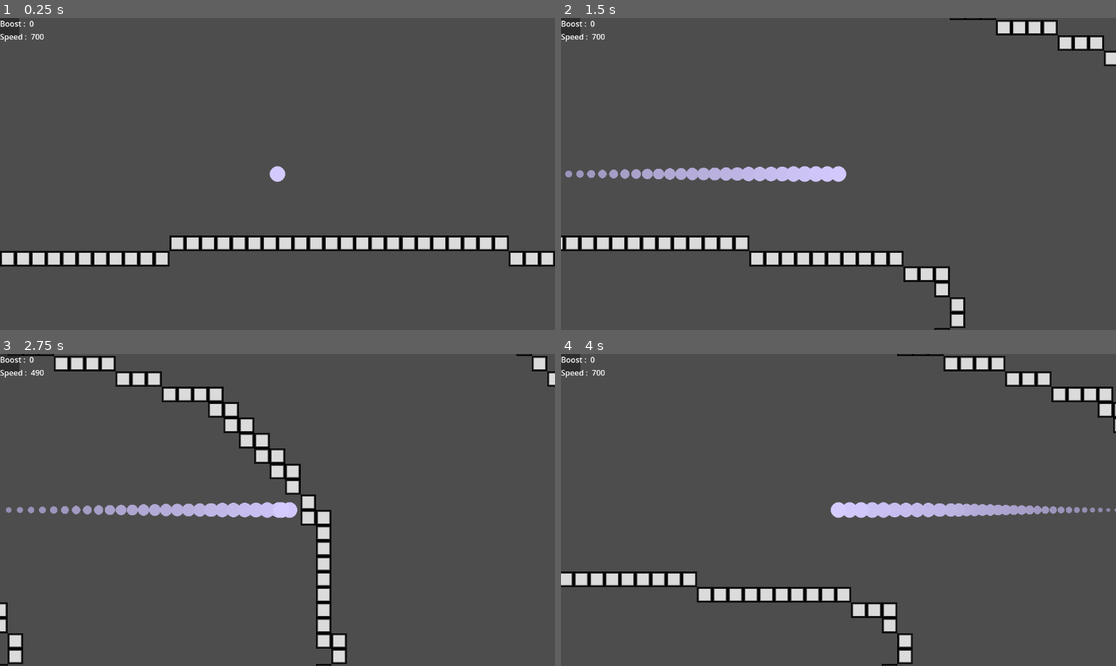
Above: before the commit, frames 1-4 (two rows, left to right).
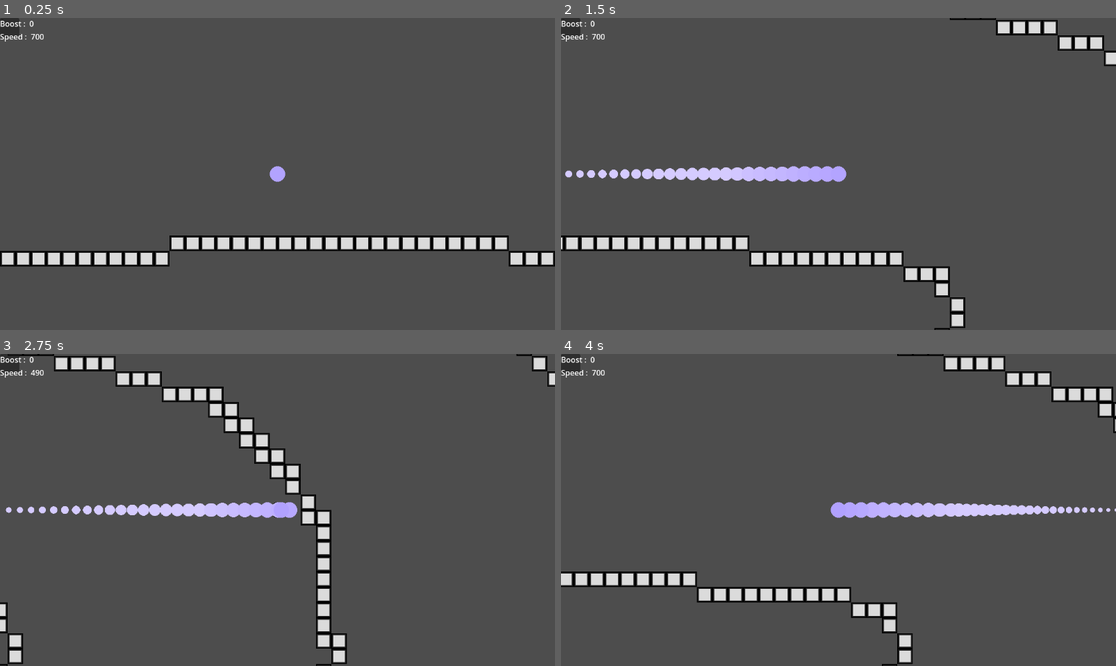
Above: after the commit, the same moments.

Repository: MikaelRoyet/ShootingStar
Game: Godot game, scene res://Scenes/TestScene.tscn
Two runs of this game, one before a commit and one after it. Both use one fixed random seed, a clock stepped at 60 frames per second and the inputs below.
Inputs (mouse positions are in pixels of both pictures, inside the frame that each line leads up to):
- Up to frame 1 (0.25 s): no input
- Up to frame 2 (1.5 s): tap Enter at 0.5 s; move the mouse to (960, 158) at 0.52 s; hold Right (right) 0.53-1.25 s; tap P (shield) at 0.6 s; click (960, 158) at 0.67 s; drag from (727, 189) to (738, 96) at 1.27 s
- Up to frame 3 (2.75 s): move the mouse to (333, 441) at 2.02 s; hold Right (right) from 2.03 s (still down); hold Alt from 2.03 s (still down)
- Up to frame 4 (4 s): release Right (right) at 2.75 s; release Alt at 2.75 s; drag from (810, 572) to (672, 463) at 2.77 s; move the mouse to (1005, 556) at 3.52 s; hold A (left) from 3.53 s (still down); tap Enter at 3.6 s

The runs differ from the first frame. In frame 1, 0.1% of the frame differs, in the area x 48-52%, y 47-53%; in frame 2, 1.1%, in the area x 0-52%, y 47-53%; in frame 3, 1.0%; in frame 4, 1.1%.

Commit message:
Modification fonctionnement du boost

Diff:
--- a/Scenes/Character.tscn
+++ b/Scenes/Character.tscn
@@ -8,11 +8,12 @@
 [sub_resource type="CircleShape2D" id="CircleShape2D_offd8"]
 radius = 15.0
 
-[sub_resource type="Gradient" id="Gradient_t1slj"]
-colors = PackedColorArray(1, 1, 1, 1, 0, 0, 0, 1)
+[sub_resource type="Gradient" id="Gradient_wukty"]
+offsets = PackedFloat32Array(0, 0.116618)
+colors = PackedColorArray(0.835294, 0.796078, 1, 1, 1, 1, 1, 1)
 
-[sub_resource type="GradientTexture1D" id="GradientTexture1D_ivmyr"]
-gradient = SubResource("Gradient_t1slj")
+[sub_resource type="GradientTexture1D" id="GradientTexture1D_fq2ho"]
+gradient = SubResource("Gradient_wukty")
 
 [sub_resource type="Curve" id="Curve_42hbr"]
 _data = [Vector2(0, 1), 0.0, 0.0, 0, 0, Vector2(0.5, 0), 0.0, 0.0, 0, 0]
--- a/scripts/CharacterController.gd
+++ b/scripts/CharacterController.gd
@@ -24,6 +24,7 @@
 #WallHit
 const CONST_DURATION_WALLHIT = 1
 var durationWallHitTimer : Timer
+var isWallHit = false
 
 #Boost
 var CONST_BOOST_MAX = 200
@@ -45,7 +46,6 @@
 	shieldDurationTimer = $DurationShield
 	durationWallHitTimer = $DurationWallHit
 	spriteCharacter = $Sprite2D
-	current_trail = $GPUParticles2D
 	spriteCharacter.modulate = Color(255,255,255,255)
 
 
@@ -63,15 +63,16 @@
 		if boost > 0:
 			boost -= 1
 			GameManager.sendBoostToUI(boost)
+			set_speed(CONST_SPEED_MULTI)
 		else:
-			set_speed(CONST_SPEED_NORMAL)
+			if(!isWallHit):
+				set_speed(CONST_SPEED_NORMAL)
 
-	if(Input.is_action_just_pressed("acceleration")):
-		if(boost > 0):
-			set_speed(CONST_SPEED_MULTI)
+
 
 	if(Input.is_action_just_released("acceleration")):
-		set_speed(CONST_SPEED_NORMAL)
+		if(!isWallHit):
+			set_speed(CONST_SPEED_NORMAL)
 
 func _physics_process(delta):
 
@@ -106,6 +107,7 @@
 	velocity = velocity.bounce(collision.get_normal())
 	set_speed(CONST_SPEED_SLOW)
 	durationWallHitTimer.start(CONST_DURATION_WALLHIT)
+	isWallHit = true
 	#rebond contre le mur
 
 
@@ -147,6 +149,7 @@
 
 func _on_duration_wall_hit_timeout():
 	set_speed(CONST_SPEED_NORMAL)
+	isWallHit = false
 
 
 func _on_duration_shield_timeout():
Not shown: 1 places in Scenes/Character.tscn that only renumber resources
